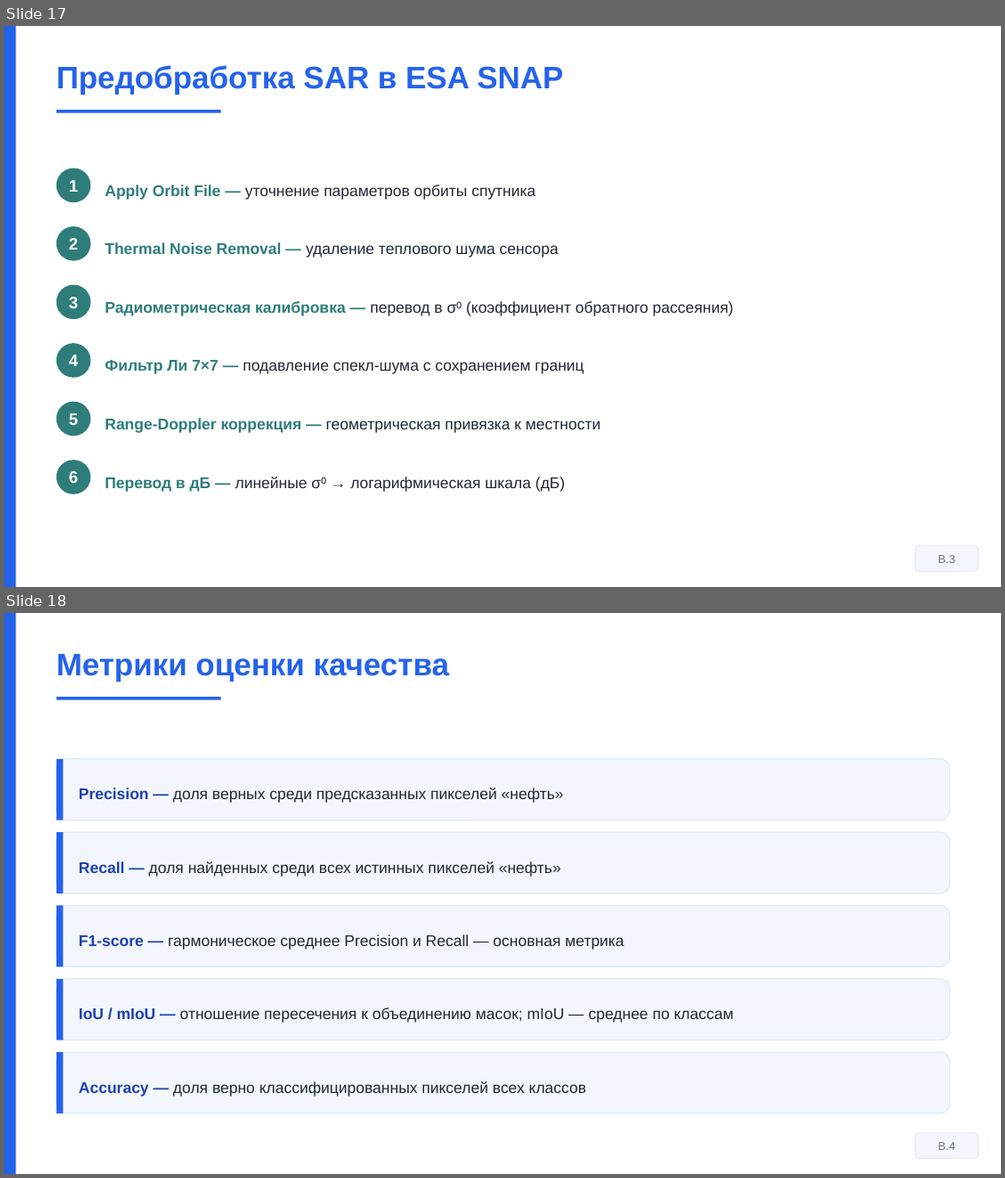
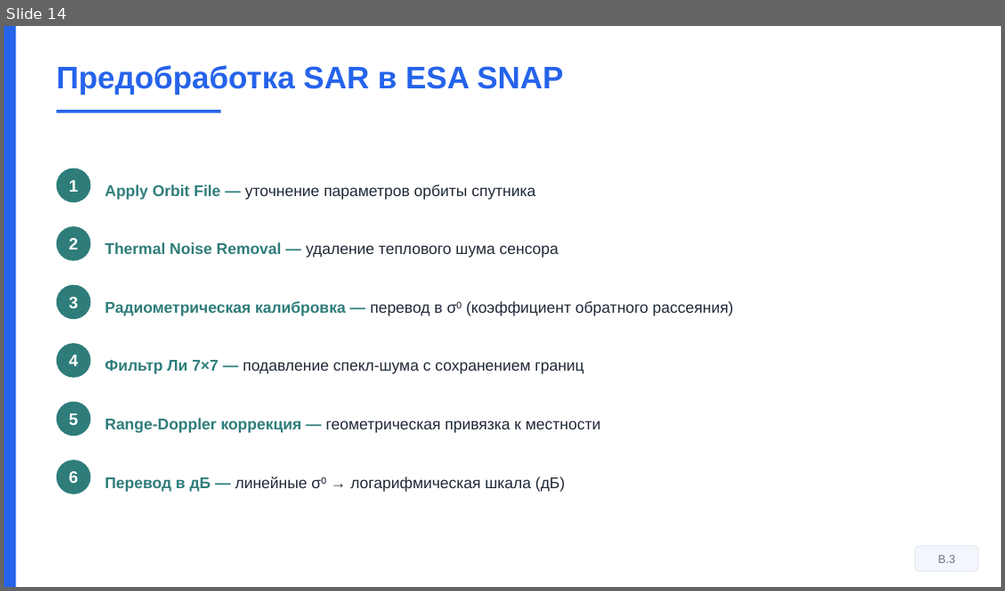
Before and after one commit to Confucius-hub/spbu_db_hw, a slide deck: thesis/vkr_final/Презентация_Финал_Байханов_2026.pptx. Shown one above the other, each under a label of ours: slides 17 and 18 before the commit, slide 14 after it. The pictures are 1005x1178 and 1005x591 pixels, drawn with LibreOffice and Linux fonts; fonts in the diff are those of the drawing. Boxes give left, top, right and bottom in pixels: in the first picture for what was removed or moved away, otherwise in the second. Text is boxed around its words. In the diff, an @@ line names an element or a change of style, - is before the commit and + after.

```diff
--- a/thesis/vkr_final/Презентация_Финал_Байханов_2026.pptx
+++ b/thesis/vkr_final/Презентация_Финал_Байханов_2026.pptx
@@ slide 18 removed at box(4, 613, 1001, 1174), background #FFFFFF @@
@@ rectangle removed at box(4, 613, 16, 1174) @@
@@ text removed at box(57, 654, 449, 682) @@
-Метрики оценки качества
@@ rectangle removed at box(57, 697, 221, 699) @@
@@ rounded rectangle removed at box(57, 759, 950, 820) @@
@@ rectangle removed at box(57, 759, 63, 820) @@
@@ text removed at box(79, 787, 564, 803) @@
-Precision — доля верных среди предсказанных пикселей «нефть»
@@ rounded rectangle removed at box(57, 832, 950, 893) @@
@@ rectangle removed at box(57, 832, 63, 893) @@
@@ text removed at box(79, 861, 561, 876) @@
-Recall — доля найденных среди всех истинных пикселей «нефть»
@@ rounded rectangle removed at box(57, 906, 950, 966) @@
@@ rectangle removed at box(57, 906, 63, 966) @@
@@ text removed at box(79, 934, 623, 949) @@
-F1-score — гармоническое среднее Precision и Recall — основная метрика
@@ rounded rectangle removed at box(57, 979, 950, 1040) @@
@@ rectangle removed at box(57, 979, 63, 1040) @@
@@ text removed at box(79, 1007, 734, 1022) @@
-IoU / mIoU — отношение пересечения к объединению масок; mIoU — среднее по классам
@@ rounded rectangle removed at box(57, 1052, 950, 1113) @@
@@ rectangle removed at box(57, 1052, 63, 1113) @@
@@ text removed at box(79, 1081, 586, 1096) @@
-Accuracy — доля верно классифицированных пикселей всех классов
@@ rounded rectangle removed at box(914, 1133, 979, 1159) @@
-В.4
@@ what was slide 17 is now slide 14 @@
```
Also in this commit, not shown: 9 slides changed, 2 slides added, 5 other slides removed, 5 other files.
